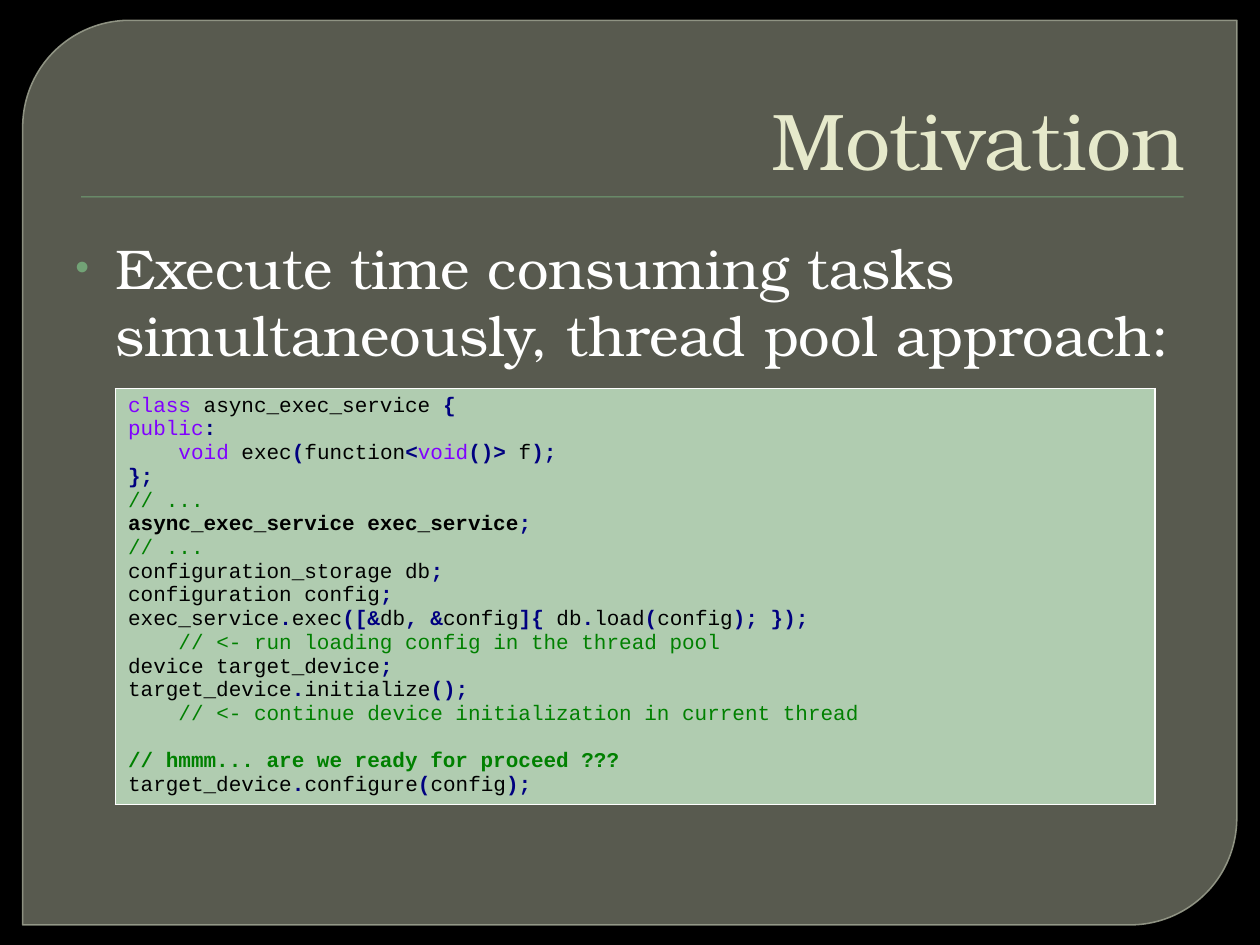
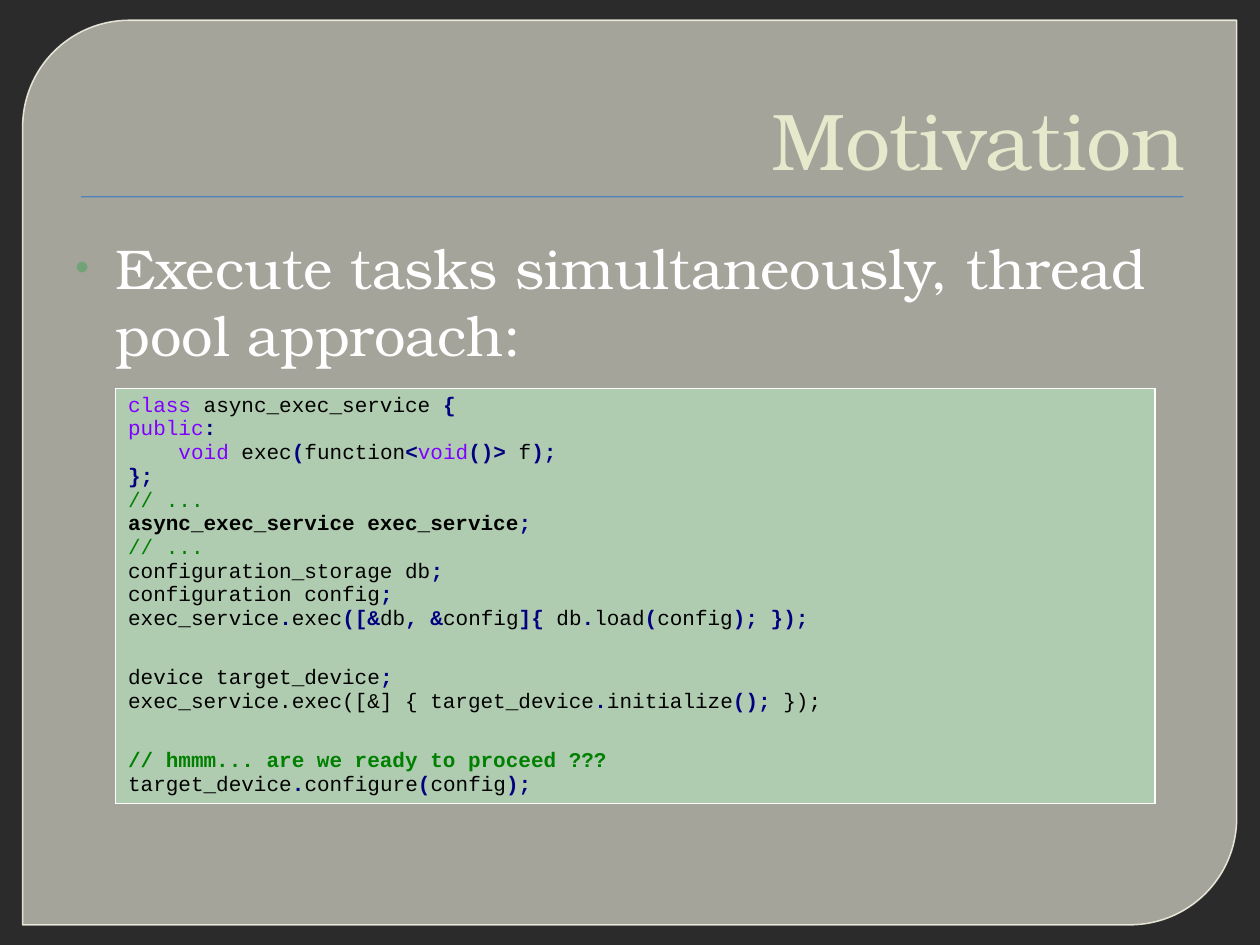
Before and after one commit to xtofl/cpp11training, a slide deck: slide 7 of slides/6.c11multithreading-futures-140925092912-phpapp01.pptx. Drawn at 1260x945 pixels with LibreOffice and Linux fonts; fonts in the diff are those of the drawing; background and template pictures are left out; a plain dark background stands for a picture behind light text. Boxes give left, top, right and bottom in pixels: in the first picture for what was removed or moved away, otherwise in the second. Text is boxed around its words. In the diff, an @@ line names an element or a change of style, - is before the commit and + after.

```diff
--- a/slides/6.c11multithreading-futures-140925092912-phpapp01.pptx
+++ b/slides/6.c11multithreading-futures-140925092912-phpapp01.pptx
@@ round diag rect at box(23, 20, 1237, 925): fill #888B7B at 65% opacity to #E8E6D9 at 65% opacity; outline #9DA090 0.87 pt to #F6F3E4 0.88 pt @@
@@ text "Motivation" at box(772, 115, 1185, 171): text colour #E7EACB to #E6E9CB @@
@@ rectangle at box(81, 197, 1183, 198): fill #72A376 to #4F81BD @@
@@ text at box(116, 249, 1146, 369): text changed @@
-• Execute time consuming tasks simultaneously, thread pool approach:
+• Execute tasks simultaneously, thread pool approach:
@@ table at box(116, 388, 1155, 800) @@
-row 1, column 1: class async_exec_service { / public: / void exec(function<void()> f); / }; / // ... / async_exec_service exec_service; / // ... / configuration_storage db; / configuration config; / exec_service.exec([&db, &config]{ db.load(config); }); / // <- run loading config in the thread pool / device target_device; / target_device.initialize(); / // <- continue device initialization in current thread / // hmmm... are we ready for proceed ??? / target_device.configure(config);
+row 1, column 1: class async_exec_service { / public: / void exec(function<void()> f); / }; / // ... / async_exec_service exec_service; / // ... / configuration_storage db; / configuration config; / exec_service.exec([&db, &config]{ db.load(config); }); / device target_device; / exec_service.exec([&] { target_device.initialize(); }); / // hmmm... are we ready to proceed ??? / target_device.configure(config);
@@ borders changed @@
```
Also in this commit, not shown: 26 other slides changed, 2 other files.
